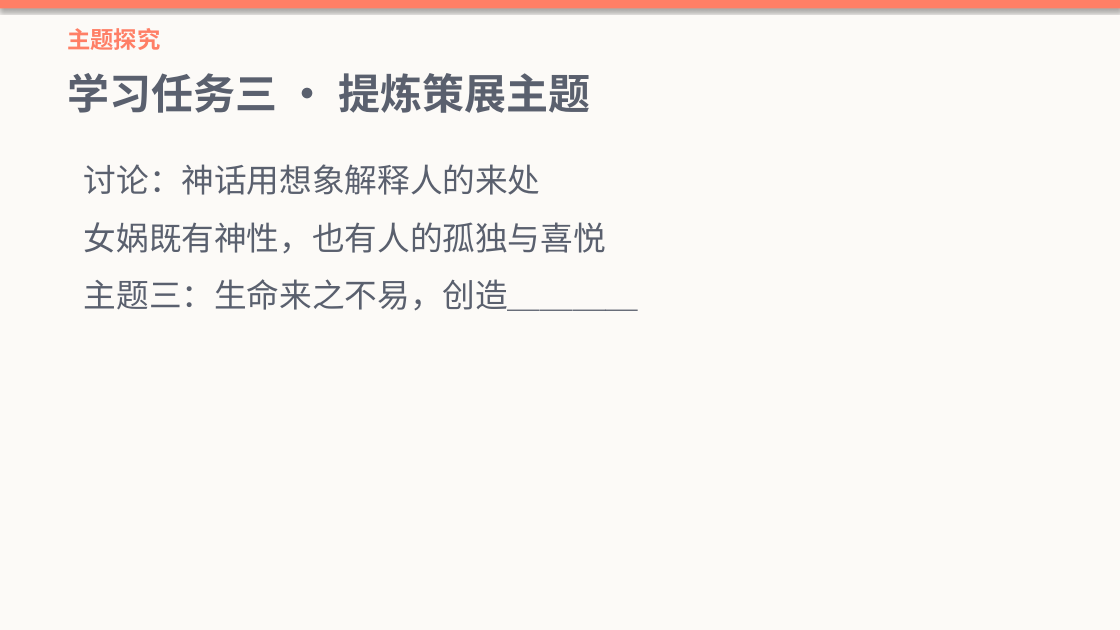
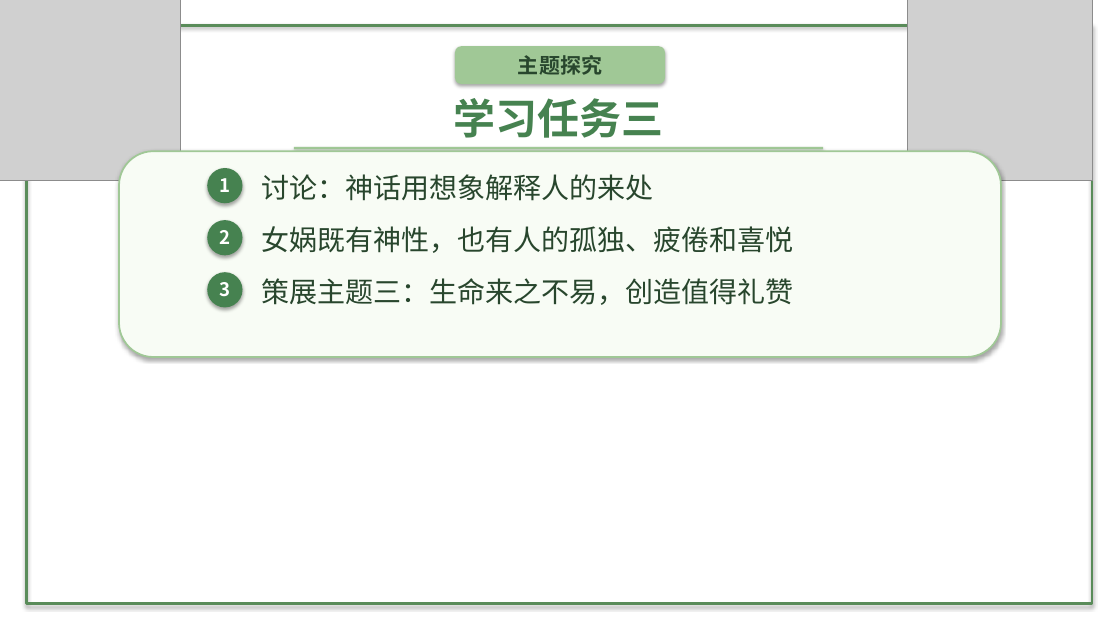
Before and after one commit to decemberlin54-del/declin, a slide deck: slide 6 of 第六单元PPT/第23课 女娲造人.pptx. Drawn at 1120x630 pixels with LibreOffice and Linux fonts; fonts in the diff are those of the drawing; grey boxes stand for pictures; background and template pictures are left out. Boxes give left, top, right and bottom in pixels: in the first picture for what was removed or moved away, otherwise in the second. Text is boxed around its words. In the diff, an @@ line names an element or a change of style, - is before the commit and + after.

```diff
--- a/第六单元PPT/第23课 女娲造人.pptx
+++ b/第六单元PPT/第23课 女娲造人.pptx
@@ rectangle removed at (0,0,1120,8) @@
@@ picture added at (0,0,181,181) @@
@@ rectangle: place and size @@
-rectangle at (0,0,1120,630)
+rectangle at (27,25,1092,604)
@@ rectangle at (27,25,1092,604): fill #FCFAF7 to none; outline none to #5A8C5A 2.5 pt @@
@@ picture added at (907,0,1092,181) @@
@@ text "主题探究": place and size @@
-text "主题探究" at (67,28,160,50)
+text "主题探究" at (518,55,602,75)
@@ text "主题探究" at (518,55,602,75): size 20 to 18 pt, text colour #FF7F66 to #28462D; alignment left to centre; more space between paragraphs @@
@@ rounded rectangle added at (455,46,665,84), fill #A0C896 @@
@@ text at (454,98,664,138): text changed; text colour #5A606E to #468250 @@
-学习任务三 · 提炼策展主题
+学习任务三
@@ rectangle added at (294,147,823,150), fill #A0C896 @@
@@ text removed at (84,164,639,311) @@
-讨论：神话用想象解释人的来处
-女娲既有神性，也有人的孤独与喜悦
-主题三：生命来之不易，创造＿＿＿＿
@@ rounded rectangle added at (119,151,1002,357), fill #F8FCF5, outline #A0C896 1.5 pt @@
@@ ellipse added at (208,168,243,203), fill #468250 @@
@@ text added at (219,178,230,192), 16 pt, text #FFFFFF, bold @@
+1
@@ text added at (262,174,654,201), 24 pt, text #28462D @@
+讨论：神话用想象解释人的来处
@@ ellipse added at (208,220,243,255), fill #468250 @@
@@ text added at (219,230,230,244), 16 pt, text #FFFFFF, bold @@
+2
@@ text added at (262,226,794,253), 24 pt, text #28462D @@
+女娲既有神性，也有人的孤独、疲倦和喜悦
@@ ellipse added at (208,272,243,308), fill #468250 @@
@@ text added at (219,282,230,296), 16 pt, text #FFFFFF, bold @@
+3
@@ text added at (262,278,794,305), 24 pt, text #28462D @@
+策展主题三：生命来之不易，创造值得礼赞
```
Also in this commit, not shown: 7 other slides changed, 18 other files.
